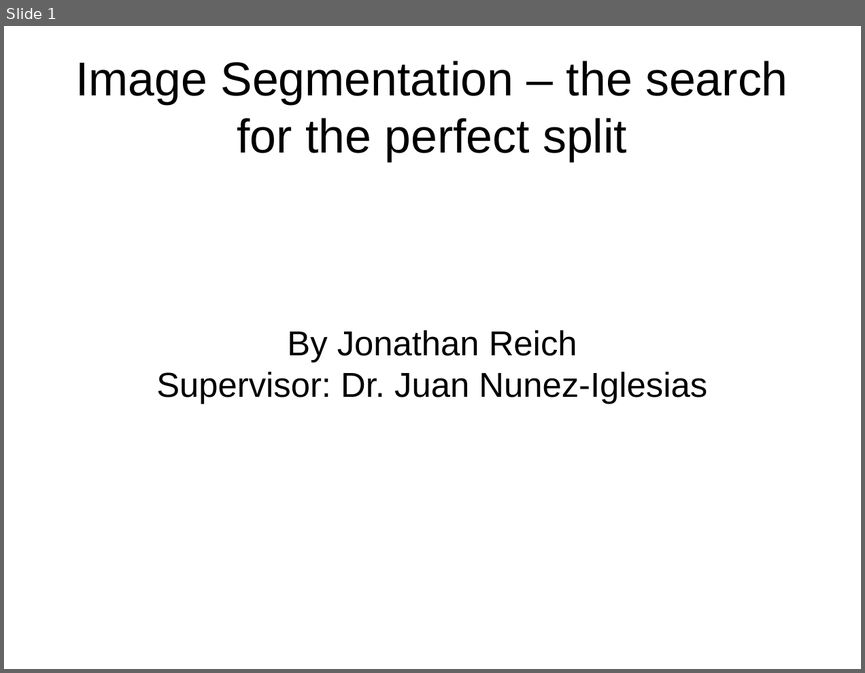
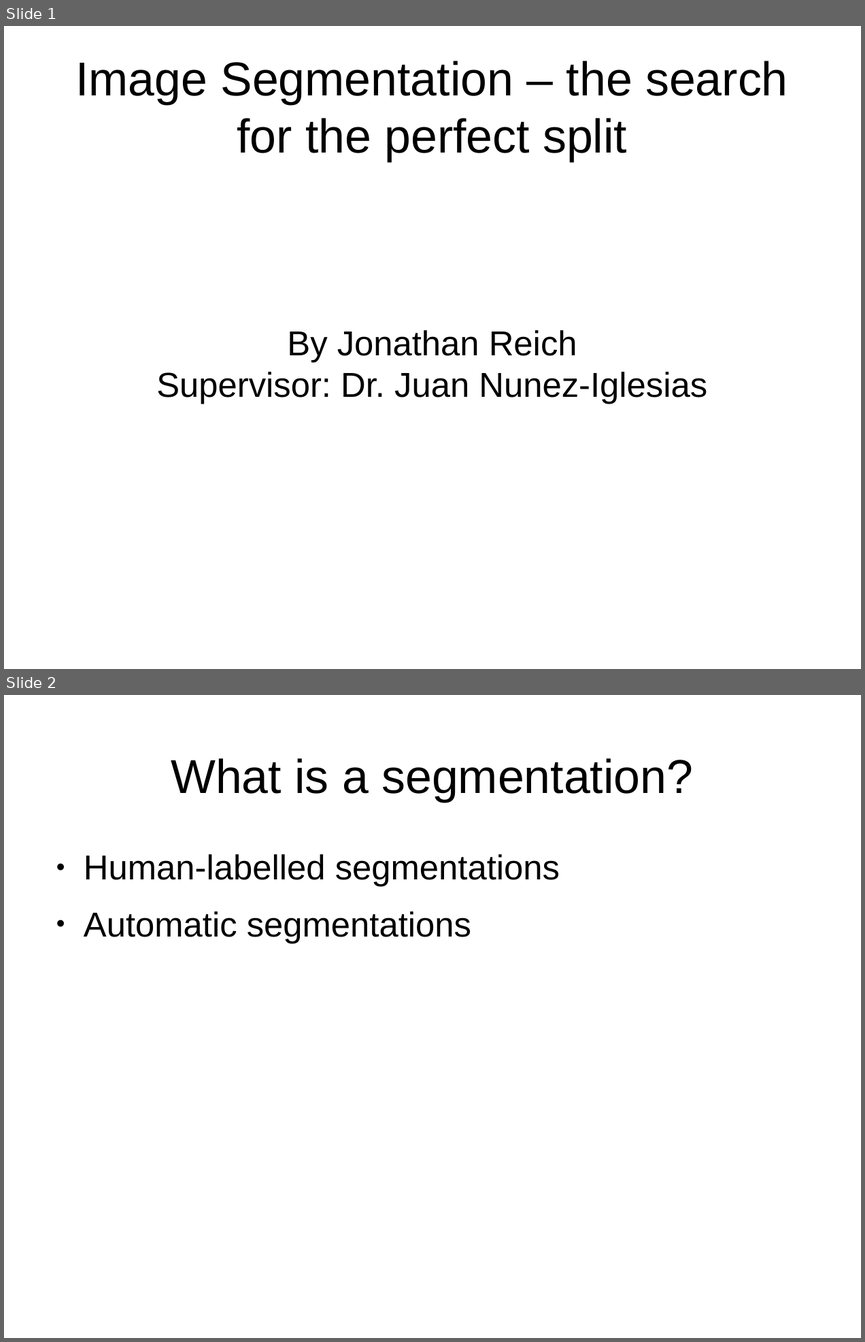
Before and after one commit to JohnnyTeutonic/view_all, a slide deck: Segmentation_Presentation.odp. Shown one above the other, each under a label of ours: slide 1 before the commit, slides 1 and 2 after it. The pictures are 865x673 and 865x1342 pixels, drawn with LibreOffice and Linux fonts; fonts in the diff are those of the drawing. Boxes give left, top, right and bottom in pixels: in the first picture for what was removed or moved away, otherwise in the second. Text is boxed around its words. In the diff, an @@ line names an element or a change of style, - is before the commit and + after.

```diff
--- a/Segmentation_Presentation.odp
+++ b/Segmentation_Presentation.odp
@@ slide 2 added at (x1=4, y1=695, x2=861, y2=1338), background #FFFFFF @@
@@ title added at (x1=171, y1=758, x2=693, y2=802), 44 pt, text #000000 @@
+What is a segmentation?
@@ text added at (x1=84, y1=854, x2=560, y2=943), 32 pt, text #000000 @@
+● Human-labelled segmentations
+● Automatic segmentations
```
Also in this commit, not shown: 8 other slides added, 2 slides removed.
